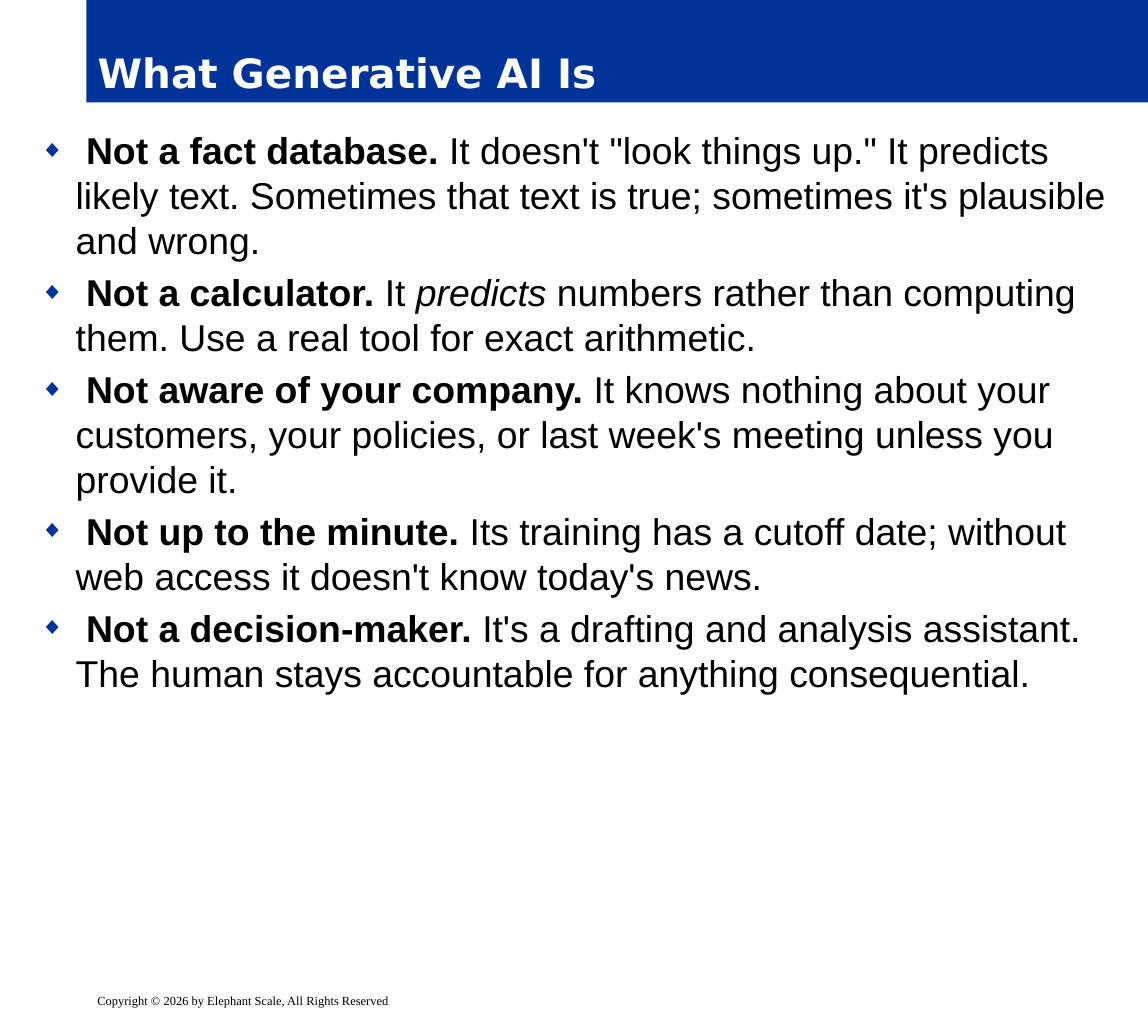
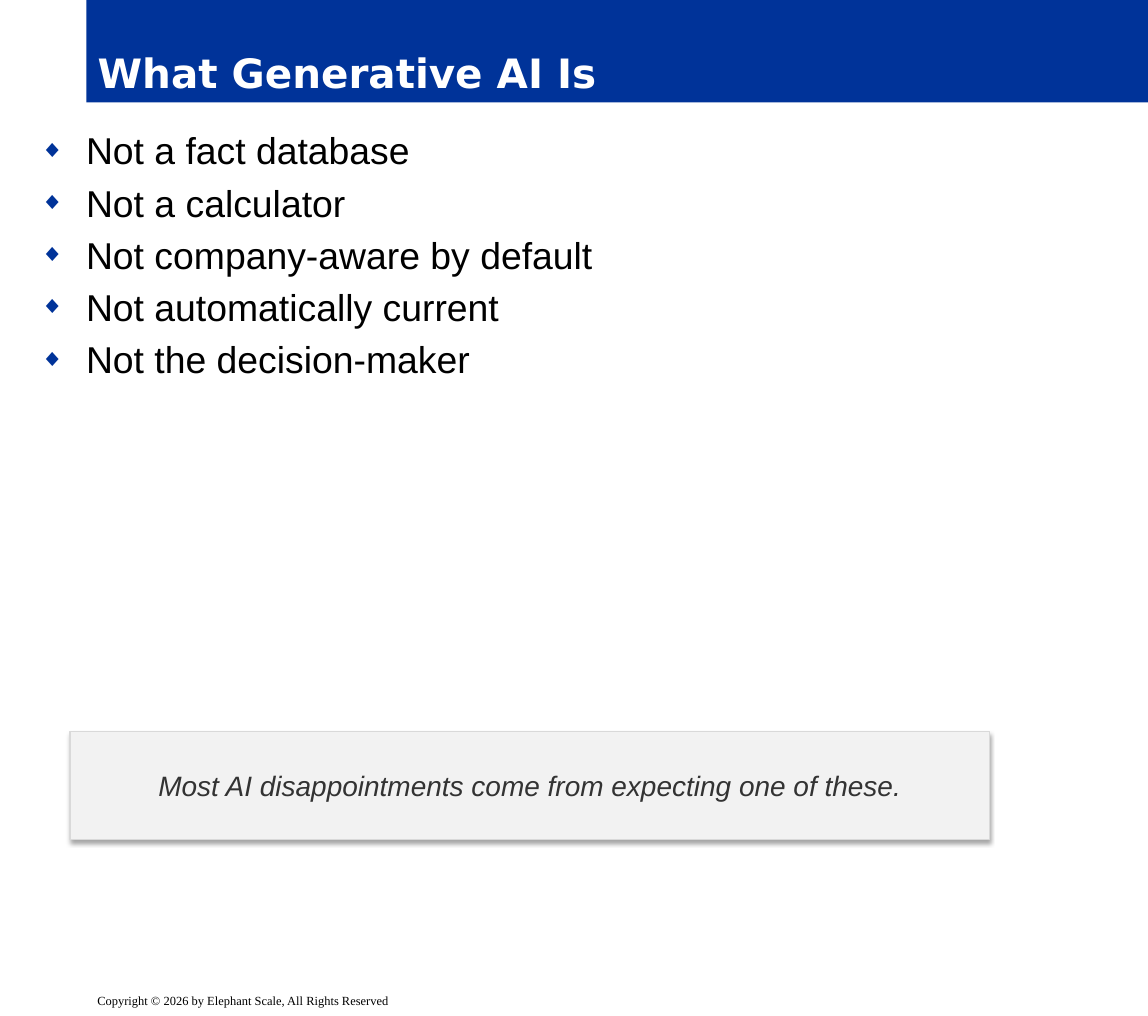
Before and after one commit to elephantscale/ai-automation-essentials, a slide deck: slide 4 of slides/release/01-foundations.pptx. Drawn at 1148x1016 pixels with LibreOffice and Linux fonts; fonts in the diff are those of the drawing; background and template pictures are left out. Boxes give left, top, right and bottom in pixels: in the first picture for what was removed or moved away, otherwise in the second. Text is boxed around its words. In the diff, an @@ line names an element or a change of style, - is before the commit and + after.

```diff
--- a/slides/release/01-foundations.pptx
+++ b/slides/release/01-foundations.pptx
@@ text at box(86, 137, 592, 374): text changed @@
-◆ Not a fact database. It doesn't "look things up." It predicts likely text. Sometimes that text is true; sometimes it's plausible and wrong.
-◆ Not a calculator. It predicts numbers rather than computing them. Use a real tool for exact arithmetic.
-◆ Not aware of your company. It knows nothing about your customers, your policies, or last week's meeting unless you provide it.
-◆ Not up to the minute. Its training has a cutoff date; without web access it doesn't know today's news.
-◆ Not a decision-maker. It's a drafting and analysis assistant. The human stays accountable for anything consequential.
+◆ Not a fact database
+◆ Not a calculator
+◆ Not company-aware by default
+◆ Not automatically current
+◆ Not the decision-maker
@@ rectangle added at box(69, 732, 989, 840), fill #F2F2F2, outline #D9D9D9 0.75 pt, 18 pt, text #333333, italic @@
+Most AI disappointments come from expecting one of these.
```
Also in this commit, not shown: 21 other slides changed.
